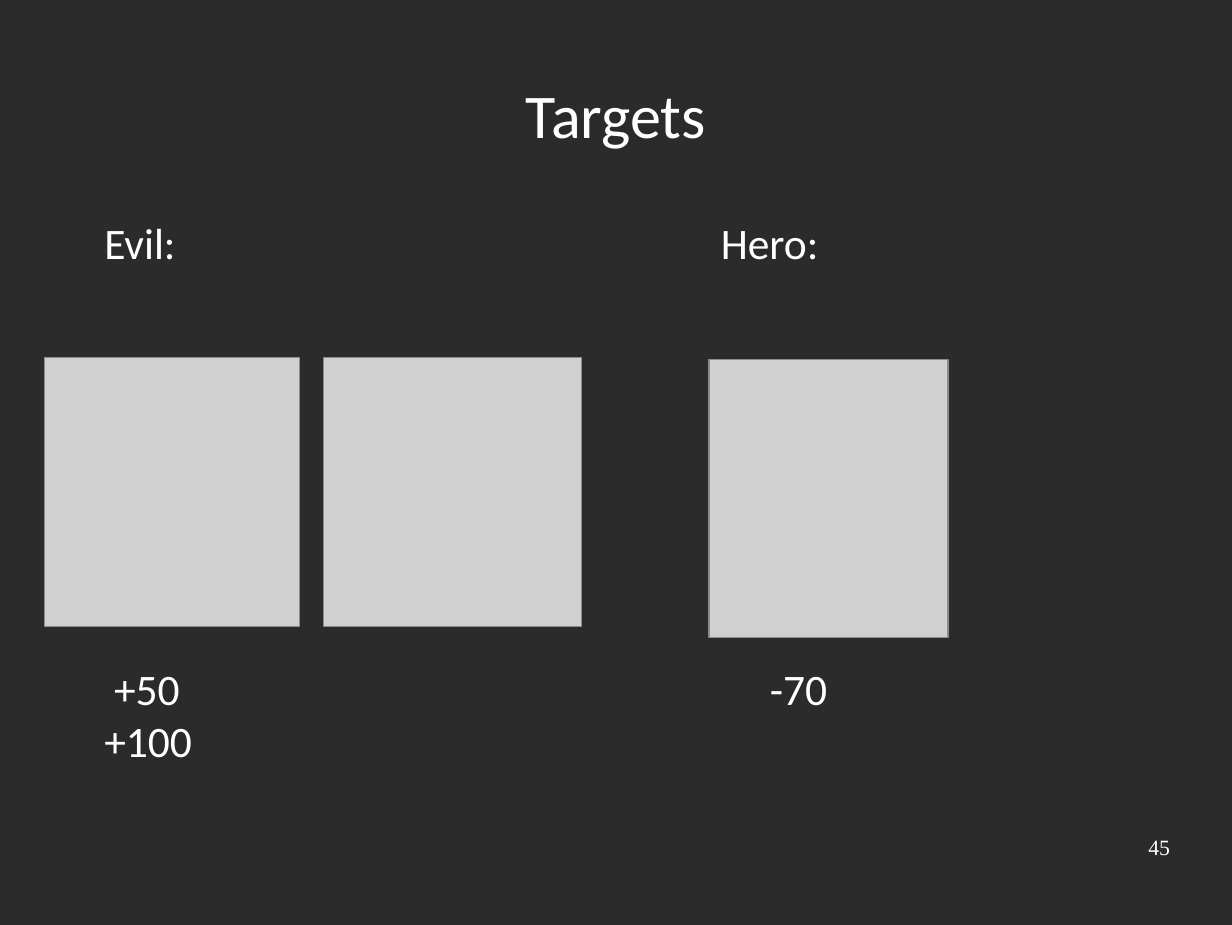
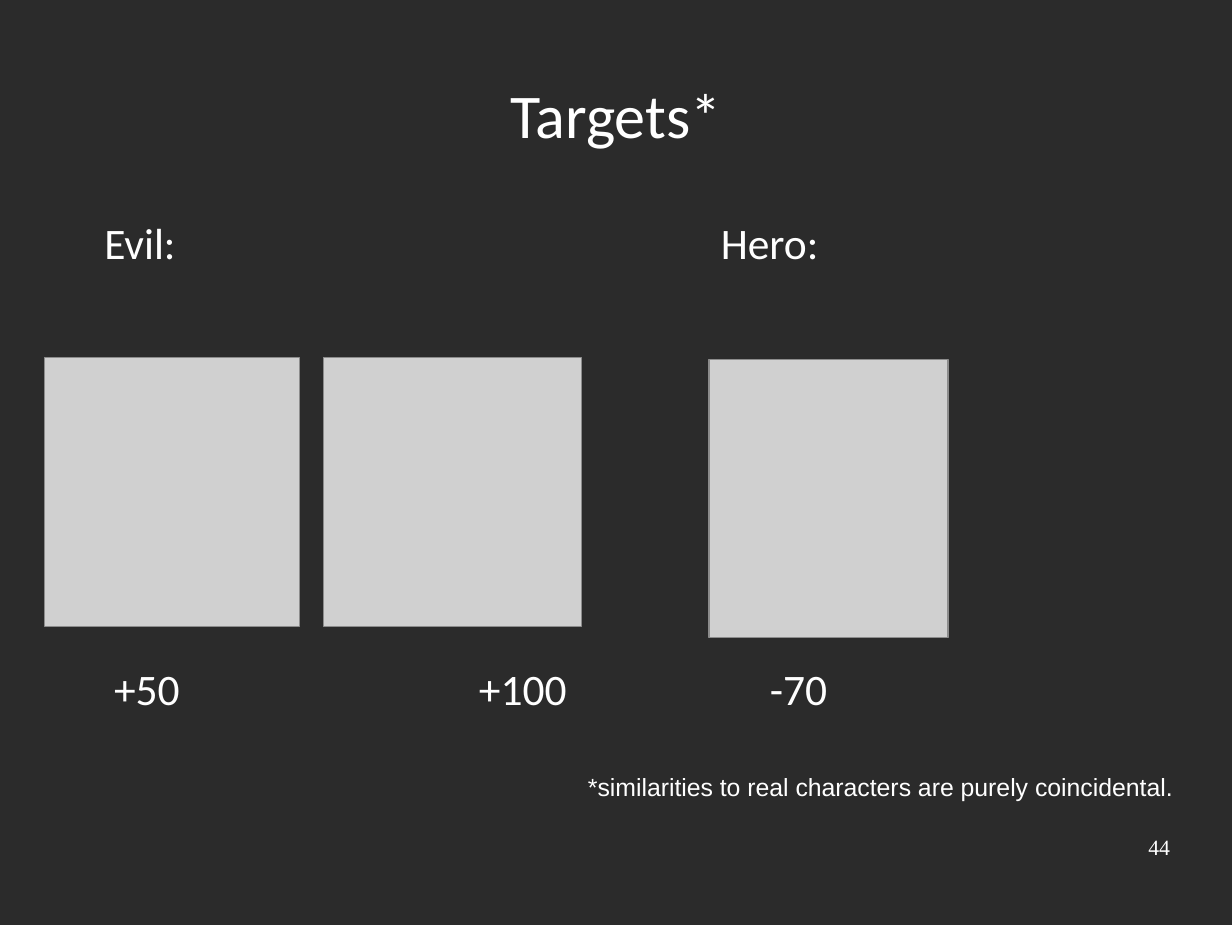
Before and after one commit to Rust-Mikrocontroller-Praktikum-2017/megamaertz, a slide deck: slide 4 of slides/slides.odp (slide 5 before the commit). Drawn at 1232x925 pixels with LibreOffice and Linux fonts; fonts in the diff are those of the drawing; grey boxes stand for pictures; background and template pictures are left out; a plain dark background stands for a picture behind light text. Boxes give left, top, right and bottom in pixels: in the first picture for what was removed or moved away, otherwise in the second. Text is boxed around its words. In the diff, an @@ line names an element or a change of style, - is before the commit and + after.

```diff
--- a/slides/slides.odp
+++ b/slides/slides.odp
@@ title at <box>510,94,721,149</box>: text changed @@
-Targets
+Targets*
@@ text "Evil:" rewrapped from <box>104,228,192,758</box> to <box>104,228,567,706</box> @@
@@ text added at <box>588,778,1173,801</box>, 16 pt, text #FFFFFF @@
+*similarities to real characters are purely coincidental.
@@ page number at <box>1148,840,1170,855</box>: text changed @@
-45
+44
```
Also in this commit, not shown: 5 other slides changed, 1 slide added, 9 other files.
